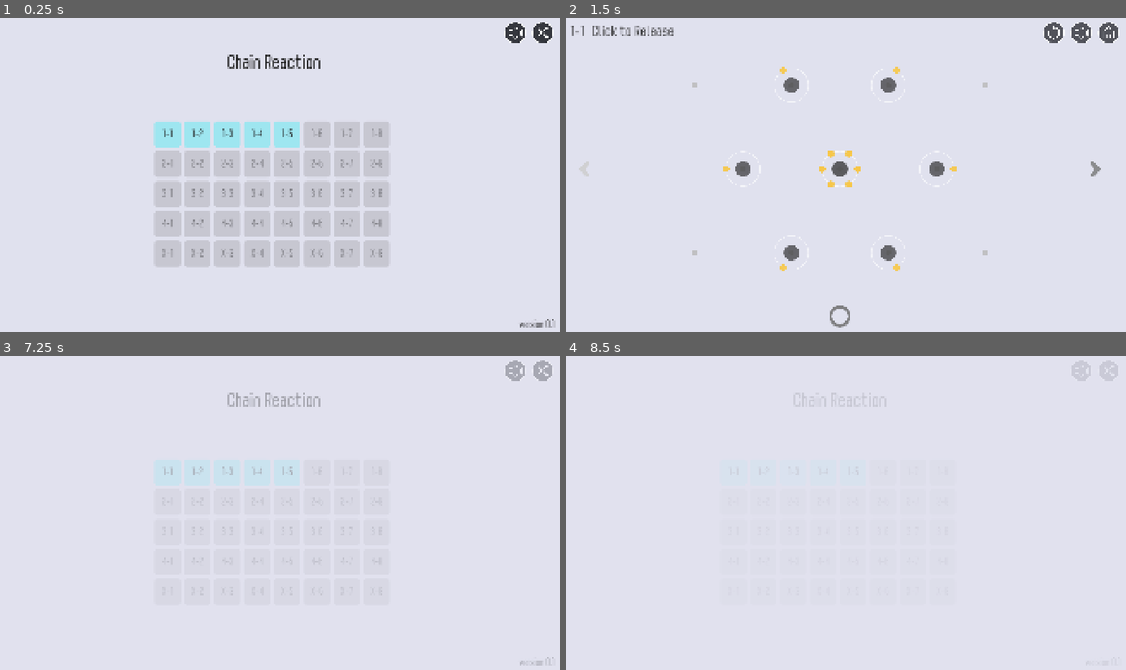
Above: before the commit, frames 1-4 (two rows, left to right).
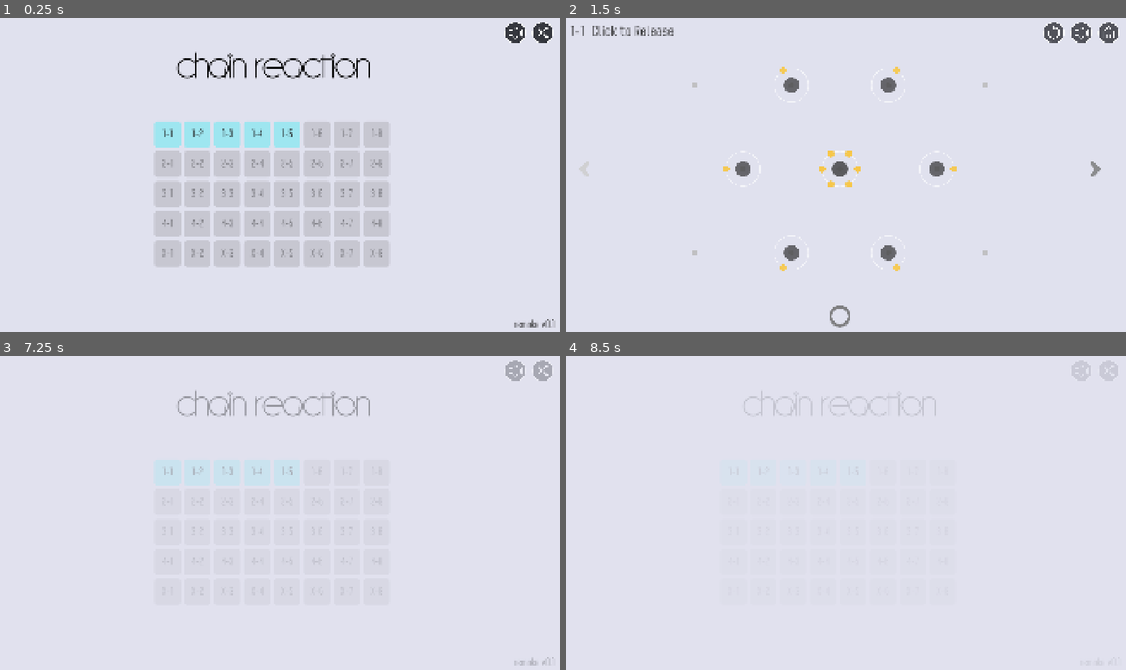
Above: after the commit, the same moments.

Repository: Ggross98/Godot-ChainReaction
Game: Godot game, scene res://scenes/main_menu.tscn
Two runs of this game, one before a commit and one after it. Both use one fixed random seed, a clock stepped at 60 frames per second and the inputs below. Sound files missing from this copy of the repository are replaced by a short silence.
Inputs (mouse positions are in pixels of both pictures, inside the frame that each line leads up to):
- Up to frame 1 (0.25 s): no input
- Up to frame 2 (1.5 s): click "1-1" at 0.5 s; click (1109, 33) at 1.25 s
- Up to frame 3 (7.25 s): click (487, 371) at 2 s; click (487, 371) at 2.75 s; click (487, 371) at 3.5 s; click (526, 506) at 4.25 s; click (526, 506) at 5 s; click (16, 506) at 5.75 s; click (543, 371) at 6.5 s
- Up to frame 4 (8.5 s): click "1-2" at 7.25 s; click "1-3" at 8 s

The runs differ from the first frame. In frame 1, 1.0% of the frame differs, in the area x 31-99%, y 10-99%; in frame 2, nothing differs; in frame 3, 0.8%; in frame 4, 0.3%.

Commit message:
修改字体

Diff:
--- a/chain-reaction/scenes/main_menu.tscn
+++ b/chain-reaction/scenes/main_menu.tscn
@@ -5,6 +5,14 @@
 [ext_resource type="Theme" path="res://assets/ui/hud_theme.tres" id="4_theme"]
 [ext_resource type="Texture2D" uid="uid://cyrtxfujjroqw" path="res://assets/sprites/ui/cross.png" id="4_wu84c"]
 [ext_resource type="Texture2D" uid="uid://b5aydd3hs01p6" path="res://assets/sprites/ui/sound_off.png" id="5_mute_off"]
+[ext_resource type="FontFile" uid="uid://db8c4mbsyoyqs" path="res://assets/fonts/DebevicCircular Regular.TTF" id="5_rtw2f"]
+
+[sub_resource type="LabelSettings" id="LabelSettings_rtw2f"]
+font = ExtResource("5_rtw2f")
+font_size = 108
+font_color = Color(0, 0, 0, 1)
+outline_size = 6
+outline_color = Color(0, 0, 0, 1)
 
 [sub_resource type="StyleBoxFlat" id="StyleBoxFlat_unlocked"]
 content_margin_left = 8.0
@@ -55,8 +63,10 @@
 offset_right = 500.0
 offset_bottom = 208.0
 grow_horizontal = 2
-theme_override_font_sizes/font_size = 80
+theme_override_fonts/font = ExtResource("5_rtw2f")
+theme_override_font_sizes/font_size = 108
 text = "Chain Reaction"
+label_settings = SubResource("LabelSettings_rtw2f")
 horizontal_alignment = 1
 vertical_alignment = 1
 
@@ -201,6 +211,6 @@
 offset_bottom = 1059.0
 grow_horizontal = 2
 theme_override_font_sizes/font_size = 32
-text = "version 0.1"
+text = "remake v0.1"
 horizontal_alignment = 2
 vertical_alignment = 1
Binary file added: chain-reaction/assets/fonts/DebevicCircular Regular.TTF
Not shown, added: chain-reaction/assets/fonts/DebevicCircular Regular.TTF.import
